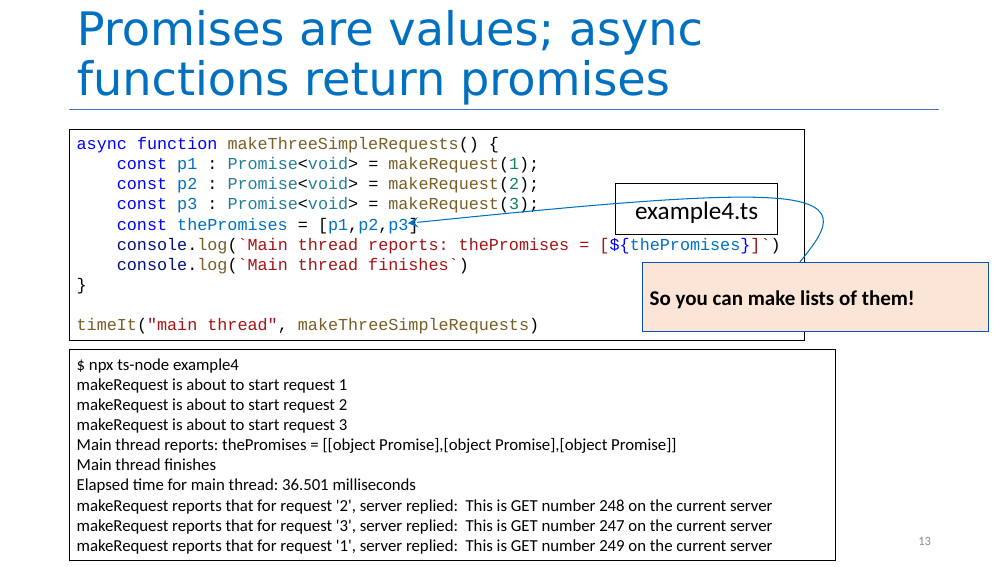
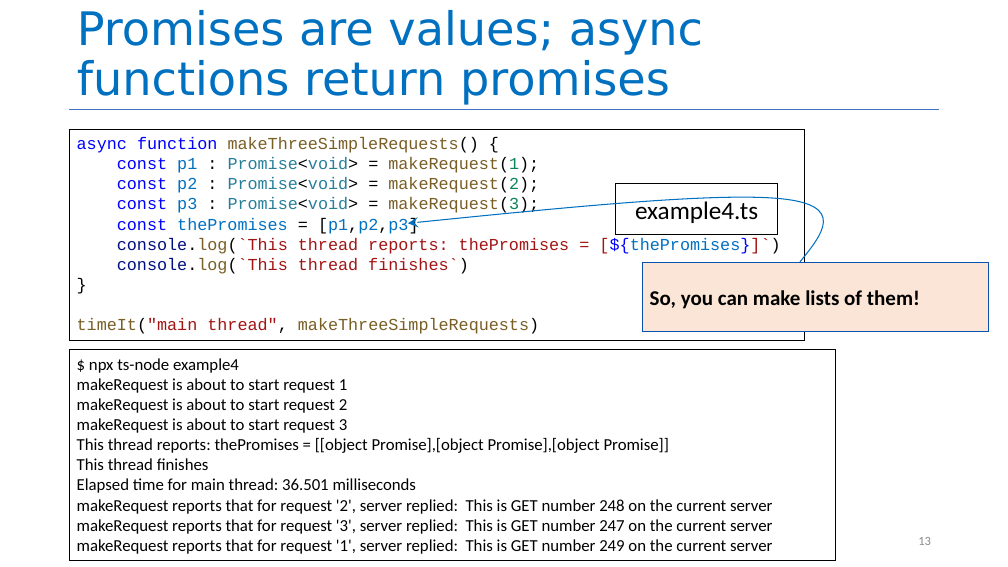
Before and after one commit to neu-se/CS4530-Spring-2023, a slide deck: slide 13 of Slides/Module 05 Concurrency Patterns in Typescript.pptx. Drawn at 1008x567 pixels with LibreOffice and Linux fonts; fonts in the diff are those of the drawing. Boxes give left, top, right and bottom in pixels: in the first picture for what was removed or moved away, otherwise in the second. Text is boxed around its words. In the diff, an @@ line names an element or a change of style, - is before the commit and + after.

```diff
--- a/Slides/Module 05 Concurrency Patterns in Typescript.pptx
+++ b/Slides/Module 05 Concurrency Patterns in Typescript.pptx
@@ text in rectangle at (117, 238, 780, 274): text changed @@
-console.log(`Main thread reports: thePromises = [${thePromises}]`)
-console.log(`Main thread finishes`)
+console.log(`This thread reports: thePromises = [${thePromises}]`)
+console.log(`This thread finishes`)
@@ text in rectangle at (650, 290, 920, 309): text changed @@
-So you can make lists of them!
+So, you can make lists of them!
@@ text in rectangle at (77, 438, 669, 470): text changed @@
-Main thread reports: thePromises = [[object Promise],[object Promise],[object Promise]]
-Main thread finishes
+This thread reports: thePromises = [[object Promise],[object Promise],[object Promise]]
+This thread finishes
```
Also in this commit, not shown: 10 other slides changed, 1 other file.
